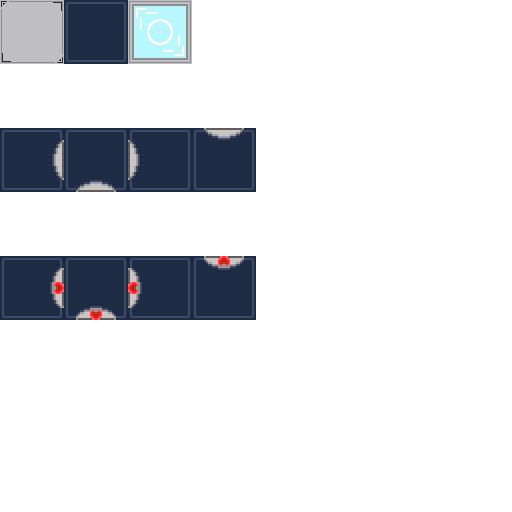
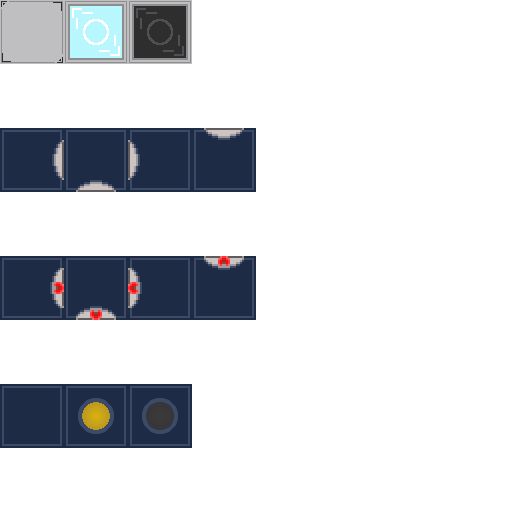
Two versions of the same layered image (w=512, h=512). Layer-by-layer changes:
painted on "Tło" over (0, 0, 192, 448)
